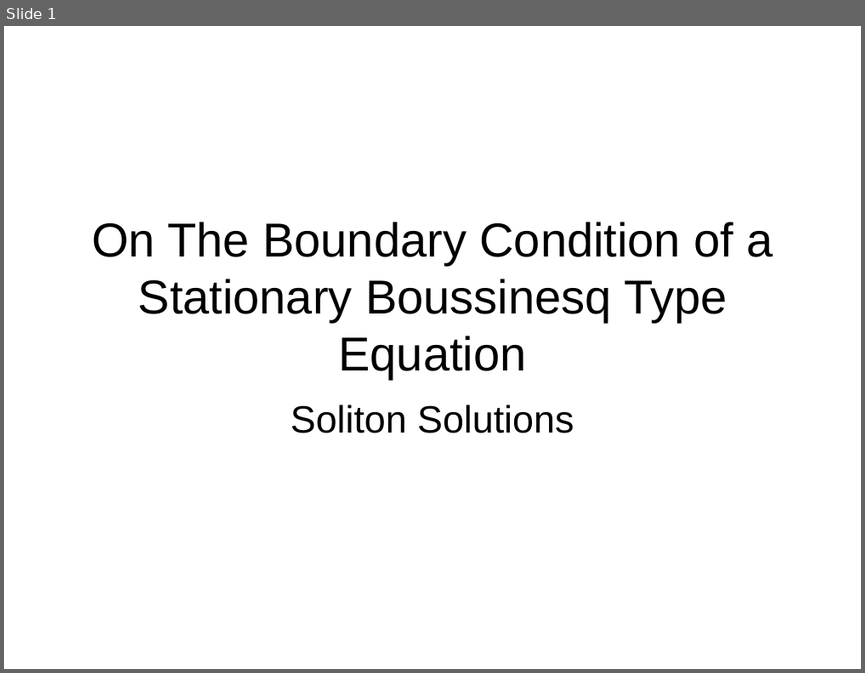
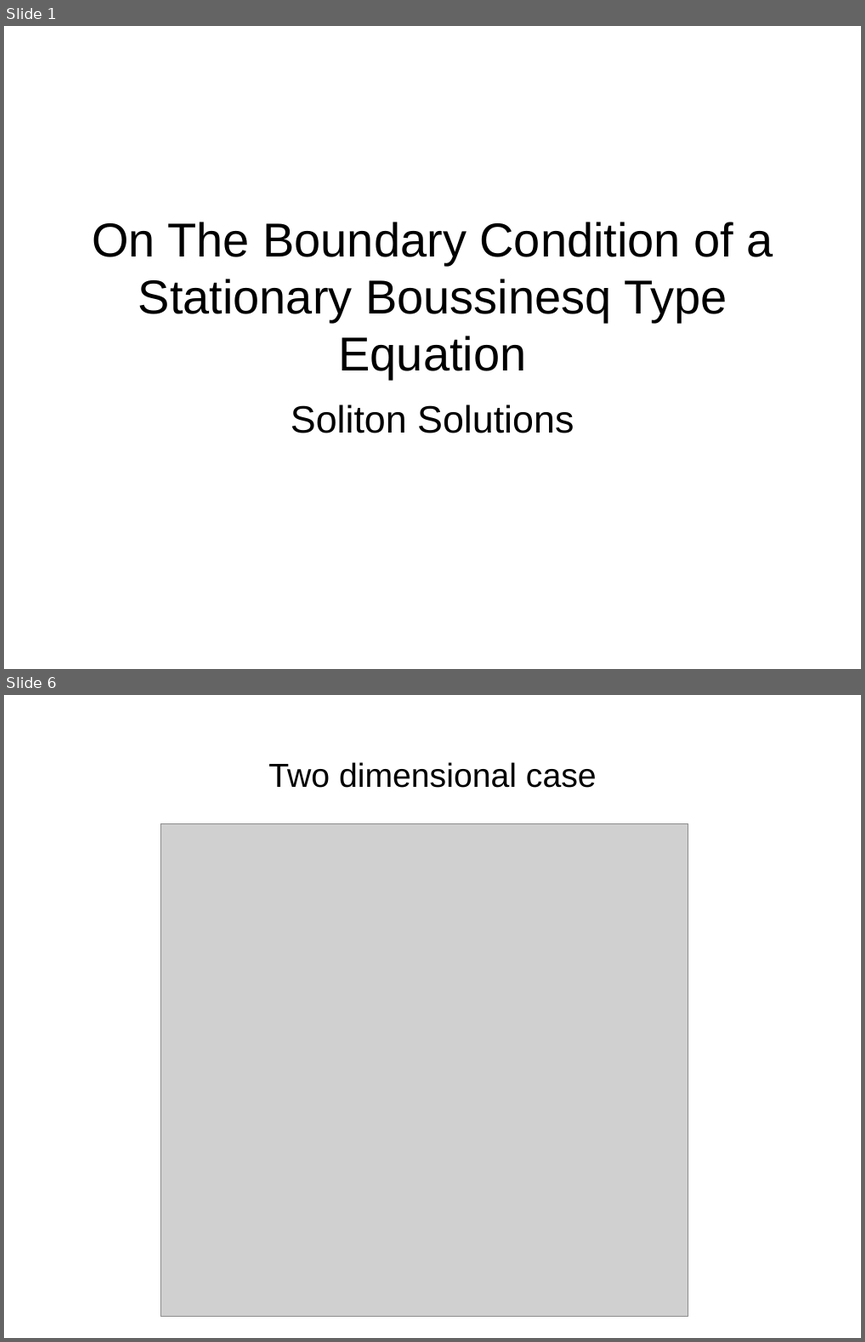
Before and after one commit to CloakMe/Boussinesq, a slide deck: Docu/Presentation Linz/Presentation.ppt. Shown one above the other, each under a label of ours: slide 1 before the commit, slides 1 and 6 after it; the slides between them are not shown. The pictures are 865x673 and 865x1342 pixels, drawn with LibreOffice and Linux fonts; fonts in the diff are those of the drawing; grey boxes stand for pictures. Boxes give left, top, right and bottom in pixels: in the first picture for what was removed or moved away, otherwise in the second. Text is boxed around its words. In the diff, an @@ line names an element or a change of style, - is before the commit and + after.

```diff
--- a/Docu/Presentation Linz/Presentation.ppt
+++ b/Docu/Presentation Linz/Presentation.ppt
@@ slide 6 added at box(4, 695, 861, 1338), background #FFFFFF @@
@@ title added at box(268, 762, 596, 788), 28 pt, text #000000 @@
+Two dimensional case
@@ picture added at box(160, 823, 687, 1315) @@
```
Also in this commit, not shown: 2 slides changed, 2 other slides added, 2 slides removed.
